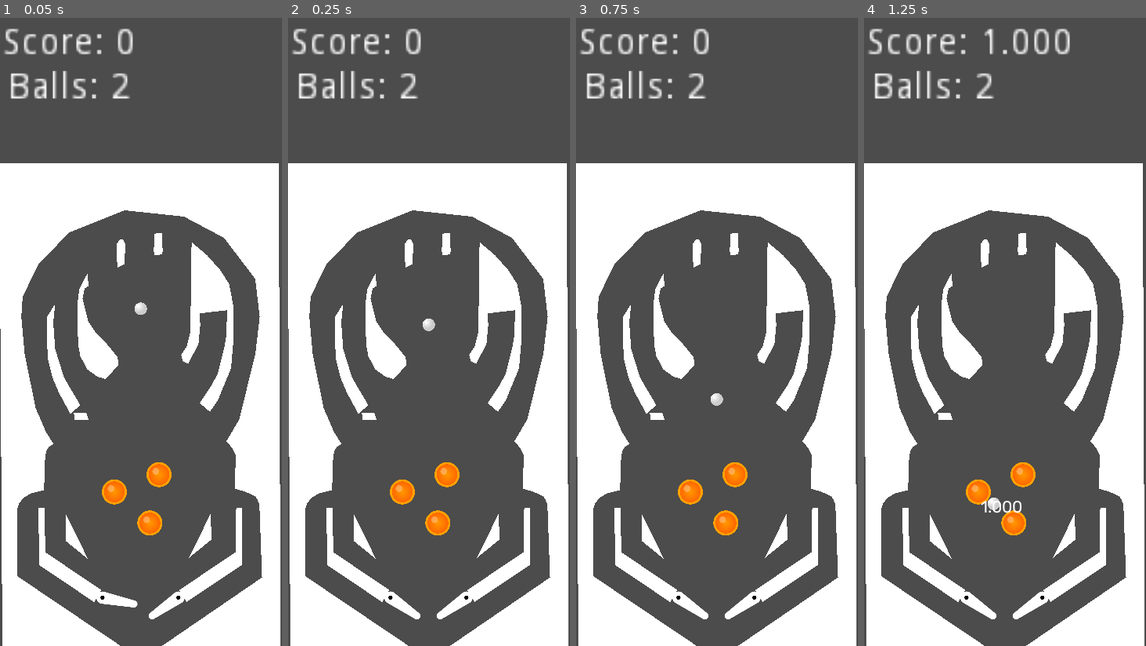
Above: before the commit, frames 1-4 (left to right).
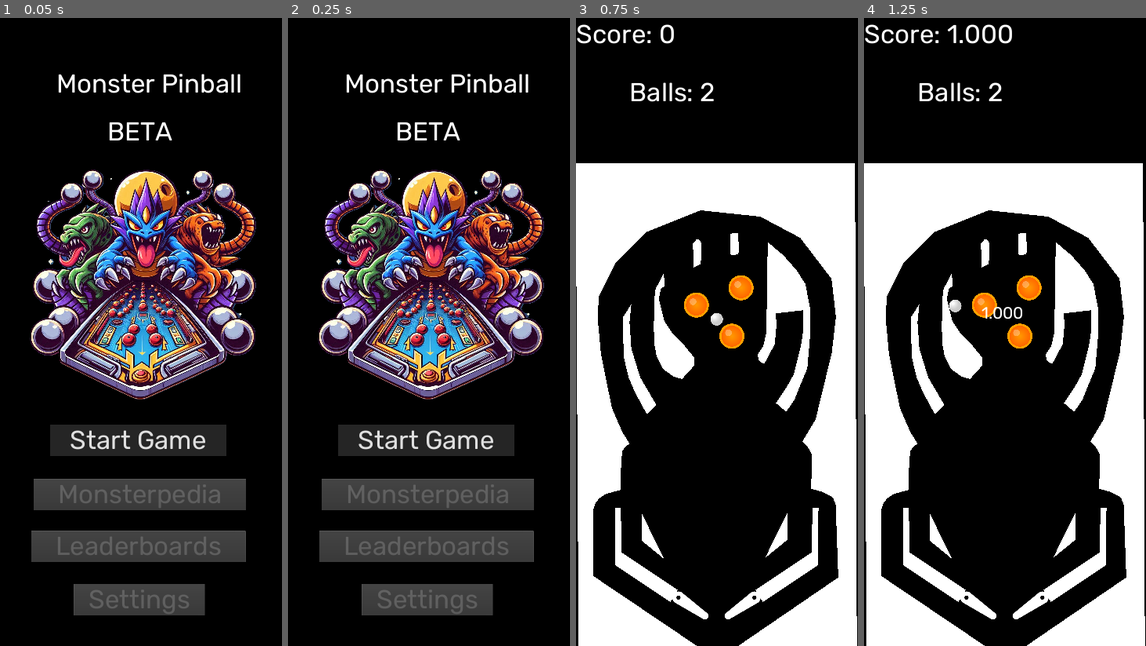
Above: after the commit, the same moments.

Repository: koenvaneijk/monsterpinball
Game: Godot game, scene res://scenes/MainMenu.tscn
The game is run twice, just before and just after one commit, with the same random seed, the same clock (stepped at 60 frames per second) and the same inputs. Before the commit the project starts from res://scenes/Main.tscn.
Inputs (mouse positions are in pixels of both pictures, inside the frame that each line leads up to):
- Up to frame 1 (0.05 s): no input
- Up to frame 2 (0.25 s): no input
- Up to frame 3 (0.75 s): click (714, 438) at 0.5 s, where only the run after the commit has a clickable "Start Game"
- Up to frame 4 (1.25 s): no input

The runs differ from the first frame. In frame 1, 91% of the frame differs, in the area x 0-100%, y 0-100%; in frame 2, 91%; in frame 3, 67%; in frame 4, 67%.

Commit message:
added main menu

Diff:
--- a/project.godot
+++ b/project.godot
@@ -11,7 +11,7 @@
 [application]
 
 config/name="Monster Pinball"
-run/main_scene="res://scenes/Main.tscn"
+run/main_scene="res://scenes/MainMenu.tscn"
 config/icon="res://icon.png"
 
 [autoload]
@@ -61,4 +61,5 @@
 quality/driver/driver_name="GLES2"
 vram_compression/import_etc=true
 vram_compression/import_etc2=false
+environment/default_clear_color=Color( 0, 0, 0, 1 )
 environment/default_environment="res://default_env.tres"
--- a/resources/Font.tres
+++ b/resources/Font.tres
@@ -1,8 +1,9 @@
 [gd_resource type="DynamicFont" load_steps=2 format=2]
 
 [sub_resource type="DynamicFontData" id=1]
+hinting = 0
 font_path = "res://assets/fonts/Rubik-Regular.ttf"
 
 [resource]
-size = 128
+size = 100
 font_data = SubResource( 1 )
--- /dev/null
+++ b/resources/Theme.tres
@@ -0,0 +1,10 @@
+[gd_resource type="Theme" load_steps=3 format=2]
+
+[ext_resource path="res://resources/Font.tres" type="DynamicFont" id=1]
+
+[sub_resource type="StyleBoxFlat" id=1]
+bg_color = Color( 0.145098, 0.145098, 0.145098, 1 )
+
+[resource]
+default_font = ExtResource( 1 )
+Button/styles/normal = SubResource( 1 )
--- a/scenes/Main.tscn
+++ b/scenes/Main.tscn
@@ -4,8 +4,8 @@
 [ext_resource path="res://scenes/Bumper.tscn" type="PackedScene" id=2]
 [ext_resource path="res://scenes/DeathZone.tscn" type="PackedScene" id=3]
 [ext_resource path="res://scripts/Main.gd" type="Script" id=4]
-[ext_resource path="res://scenes/Switch.tscn" type="PackedScene" id=5]
 [ext_resource path="res://scenes/SlingShot.tscn" type="PackedScene" id=6]
+[ext_resource path="res://resources/Theme.tres" type="Theme" id=7]
 
 [sub_resource type="Gradient" id=2]
 colors = PoolColorArray( 0, 0, 0, 0, 1, 1, 1, 0 )
@@ -45,7 +45,8 @@
 position = Vector2( 683, 2216 )
 flipper_side = "right"
 
-[node name="Bumpers" type="Node" parent="Table"]
+[node name="Bumpers" type="Node2D" parent="Table"]
+position = Vector2( -518, -1916 )
 
 [node name="Bumper1" parent="Table/Bumpers" instance=ExtResource( 2 )]
 position = Vector2( 609, 1745 )
@@ -59,7 +60,8 @@
 [node name="BallStart" type="Position2D" parent="Table"]
 position = Vector2( -2, -98 )
 
-[node name="Walls" type="Node" parent="Table"]
+[node name="Walls" type="Node2D" parent="Table"]
+position = Vector2( -540, -1202 )
 
 [node name="LeftBottom" type="StaticBody2D" parent="Table/Walls"]
 position = Vector2( 537.599, 1092 )
@@ -85,6 +87,7 @@
 polygon = PoolVector2Array( -67.599, 1313, -473, 1040, -473, 790, -464, 763, -449, 743, -422, 726, -369, 712, -365, 593 …(354 unchanged characters)…
 
 [node name="CollisionPolygon2D" type="CollisionPolygon2D" parent="Table/Walls/Outline"]
+visible = false
 position = Vector2( -4, 0 )
 polygon = PoolVector2Array( -67.599, 1316, -473, 1040, -473, 790, -464, 763, -449, 743, -422, 726, -369, 712, -365, 593 …(369 unchanged characters)…
 
@@ -173,25 +176,20 @@
 [node name="DeathZone" parent="Table" instance=ExtResource( 3 )]
 position = Vector2( -10, 657 )
 
-[node name="Switches" type="Node" parent="Table"]
-
-[node name="Switch" parent="Table/Switches" instance=ExtResource( 5 )]
-position = Vector2( 308, 1521 )
-
 [node name="HUD" type="CanvasLayer" parent="."]
-scale = Vector2( 10, 10 )
-transform = Transform2D( 10, 0, 0, 10, 0, 0 )
 
 [node name="ScoreLabel" type="Label" parent="HUD"]
 margin_left = 0.9
 margin_top = 3.4
 margin_right = 51.9
 margin_bottom = 17.4
+theme = ExtResource( 7 )
 text = "Score: 0"
 
 [node name="BallsLabel" type="Label" parent="HUD"]
-margin_left = 2.6
-margin_top = 20.2
-margin_right = 49.6
-margin_bottom = 34.2
+margin_left = 205.0
+margin_top = 225.0
+margin_right = 541.0
+margin_bottom = 344.0
+theme = ExtResource( 7 )
 text = "Balls: 0"
--- a/scenes/MainMenu.tscn
+++ b/scenes/MainMenu.tscn
@@ -1,55 +1,91 @@
-[gd_scene load_steps=2 format=2]
+[gd_scene load_steps=5 format=2]
 
 [ext_resource path="res://docs/logo.png" type="Texture" id=1]
+[ext_resource path="res://scripts/MainMenu.gd" type="Script" id=2]
+[ext_resource path="res://resources/Font.tres" type="DynamicFont" id=3]
+[ext_resource path="res://resources/Theme.tres" type="Theme" id=4]
 
 [node name="MainMenu" type="Node2D"]
+script = ExtResource( 2 )
 
 [node name="Logo" type="Sprite" parent="."]
 position = Vector2( 529, 1003 )
 texture = ExtResource( 1 )
 
-[node name="UI" type="CanvasLayer" parent="."]
-scale = Vector2( 5, 5 )
-transform = Transform2D( 5, 0, 0, 5, 0, 0 )
+[node name="UI" type="Control" parent="."]
 
 [node name="StartGame" type="Button" parent="UI"]
-margin_left = 69.4
-margin_top = 313.4
-margin_right = 152.4
-margin_bottom = 333.4
+anchor_top = 0.5
+anchor_right = 1.0
+anchor_bottom = 0.5
+margin_left = 192.0
+margin_top = 1553.0
+margin_right = 866.0
+margin_bottom = 1672.0
+theme = ExtResource( 4 )
 text = "Start Game"
 
 [node name="MonsterPedia" type="Button" parent="UI"]
-margin_left = 60.6
-margin_top = 375.0
-margin_right = 160.6
-margin_bottom = 395.0
+anchor_top = 0.5
+anchor_right = 1.0
+anchor_bottom = 0.5
+margin_left = 129.0
+margin_top = 1762.0
+margin_right = 943.062
+margin_bottom = 1881.0
+theme = ExtResource( 4 )
+disabled = true
 text = "Monsterpedia"
 
 [node name="Settings" type="Button" parent="UI"]
-margin_left = 80.4
-margin_top = 434.8
-margin_right = 143.4
-margin_bottom = 454.8
+anchor_top = 0.5
+anchor_right = 1.0
+anchor_bottom = 0.5
+margin_left = 283.0
+margin_top = 2163.0
+margin_right = 784.625
+margin_bottom = 2282.0
+theme = ExtResource( 4 )
+disabled = true
 text = "Settings"
 
 [node name="Leaderboards" type="Button" parent="UI"]
-margin_left = 63.2
-margin_top = 405.8
-margin_right = 161.2
-margin_bottom = 425.8
+anchor_top = 0.5
+anchor_right = 1.0
+anchor_bottom = 0.5
+margin_left = 120.0
+margin_top = 1960.0
+margin_right = 941.25
+margin_bottom = 2079.0
+theme = ExtResource( 4 )
+disabled = true
 text = "Leaderboards"
 
 [node name="Logo" type="Label" parent="UI"]
-margin_left = 56.6
-margin_top = 66.0
-margin_right = 156.6
-margin_bottom = 80.0
+anchor_top = 0.5
+anchor_right = 1.0
+anchor_bottom = 0.5
+margin_left = 112.0
+margin_top = 192.0
+margin_right = 1032.0
+margin_bottom = 311.0
+custom_fonts/font = ExtResource( 3 )
 text = "Monster Pinball"
+align = 1
+__meta__ = {
+"_edit_use_anchors_": true
+}
 
 [node name="Beta" type="Label" parent="UI"]
-margin_left = 89.4
-margin_top = 86.0
-margin_right = 129.4
-margin_bottom = 100.0
+anchor_top = 0.5
+anchor_right = 1.0
+anchor_bottom = 0.5
+margin_left = 375.0
+margin_top = 374.0
+margin_right = 698.0
+margin_bottom = 493.0
+custom_fonts/font = ExtResource( 3 )
 text = "BETA"
+align = 1
+
+[connection signal="button_up" from="UI/StartGame" to="." method="_on_StartGame_button_up"]
--- a/scenes/SlingShot.tscn
+++ b/scenes/SlingShot.tscn
@@ -3,11 +3,11 @@
 [ext_resource path="res://scripts/SlingShot.gd" type="Script" id=1]
 
 [sub_resource type="RectangleShape2D" id=2]
-extents = Vector2( 96, 6 )
+extents = Vector2( 83, 6 )
 
 [node name="SlingShot" type="StaticBody2D" groups=["slingshots"]]
 script = ExtResource( 1 )
 
 [node name="CollisionShape2D" type="CollisionShape2D" parent="."]
-position = Vector2( 1, 7 )
+position = Vector2( 0, 6 )
 shape = SubResource( 2 )
--- a/scenes/Spinner.tscn
+++ b/scenes/Spinner.tscn
@@ -1,3 +1,26 @@
-[gd_scene format=2]
+[gd_scene load_steps=5 format=2]
 
-[node name="Spinner" type="Area2D"]
+[ext_resource path="res://scripts/Spinner.gd" type="Script" id=1]
+
+[sub_resource type="Gradient" id=3]
+
+[sub_resource type="GradientTexture2D" id=1]
+gradient = SubResource( 3 )
+width = 128
+height = 128
+
+[sub_resource type="RectangleShape2D" id=2]
+extents = Vector2( 32, 32 )
+
+[node name="Spinner" type="Node2D"]
+script = ExtResource( 1 )
+
+[node name="KinematicBody2D" type="Area2D" parent="."]
+
+[node name="Sprite" type="Sprite" parent="KinematicBody2D"]
+texture = SubResource( 1 )
+
+[node name="CollisionShape2D" type="CollisionShape2D" parent="KinematicBody2D"]
+shape = SubResource( 2 )
+
+[connection signal="body_exited" from="KinematicBody2D" to="." method="_on_KinematicBody2D_body_exited"]
--- a/scripts/GameOver.gd
+++ b/scripts/GameOver.gd
@@ -2,11 +2,11 @@
 
 func _ready():
 	GameState.update_score(GameState.score)
-
 	$ScoreLabel.text = GameState.get_formatted_score()
-
 	$HighScoreLabel.text = GameState.get_formatted_high_score()
 
 
 func _on_Button_button_up():
-	get_tree().change_scene("res://scenes/Main.tscn")
+	var error = get_tree().change_scene("res://scenes/Main.tscn")
+	if error != OK:
+		print("An error occurred while changing the scene")
--- a/scripts/Main.gd
+++ b/scripts/Main.gd
@@ -41,9 +41,3 @@
 func add_score(points):
 	GameState.score += points
 	update_hud()
-
-func _on_Bumper_hit():
-	add_score(10)
-
-func _on_Ramp_completed():
-	add_score(50)
--- /dev/null
+++ b/scripts/MainMenu.gd
@@ -0,0 +1,5 @@
+extends Node2D
+func _on_StartGame_button_up():
+	var error = get_tree().change_scene("res://scenes/Main.tscn")
+	if error != OK:
+		print("An error occurred while changing the scene")
--- /dev/null
+++ b/scripts/Spinner.gd
@@ -0,0 +1,64 @@
+extends Node2D
+
+export var rotation_speed = 5.0
+export var friction = 0.98
+export var bounce_force = 200.0
+export var max_scale = 1.0
+export var min_scale = 0.2
+
+onready var spinner = $KinematicBody2D
+onready var collision_shape = $KinematicBody2D/CollisionShape2D
+
+var current_speed = 0.0
+var current_rotation = 0.0
+
+func _ready():
+	spinner.connect("body_entered", self, "_on_body_entered")
+
+func _process(delta):
+	# Update rotation
+	current_rotation += current_speed * delta
+	current_rotation = fmod(current_rotation, 2 * PI)
+
+	# Calculate scale based on rotation
+	var scale_factor = (cos(current_rotation) + 1) / 2
+	var current_scale = lerp(min_scale, max_scale, scale_factor)
+
+	# Apply rotation and scale
+	spinner.scale = Vector2(1, current_scale)
+	spinner.rotation = current_rotation
+
+	# Update collision shape
+	collision_shape.scale = Vector2(1, 1 / current_scale)
+
+	# Apply friction
+	current_speed *= friction
+
+func _on_body_entered(body):
+	var overlap_points = spinner.get_overlapping_areas()
+	if overlap_points.size() > 0:
+		var impact_point = overlap_points[0].global_position
+		var impact_vector = impact_point - spinner.global_position
+		var impact_direction = impact_vector.normalized()
+
+		# Calculate torque based on impact point
+		var torque = impact_direction.cross(Vector2.RIGHT) * bounce_force
+
+		# Apply torque to current speed
+		current_speed += torque * rotation_speed
+
+
+func _on_KinematicBody2D_body_exited(body):
+	print(body)
+	var overlap_points = spinner.get_overlapping_areas()
+	print(overlap_points)
+	if overlap_points.size() > 0:
+		var impact_point = overlap_points[0].global_position
+		var impact_vector = impact_point - spinner.global_position
+		var impact_direction = impact_vector.normalized()
+
+		# Calculate torque based on impact point
+		var torque = impact_direction.cross(Vector2.RIGHT) * bounce_force
+
+		# Apply torque to current speed
+		current_speed += torque * rotation_speed
